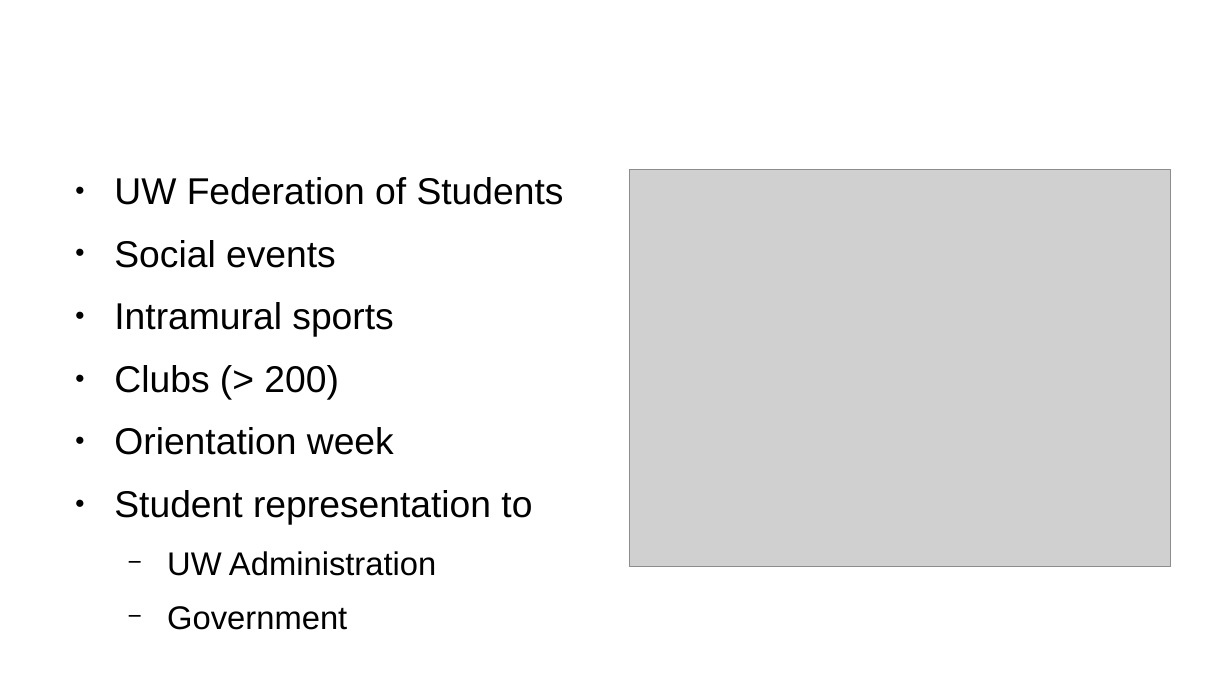
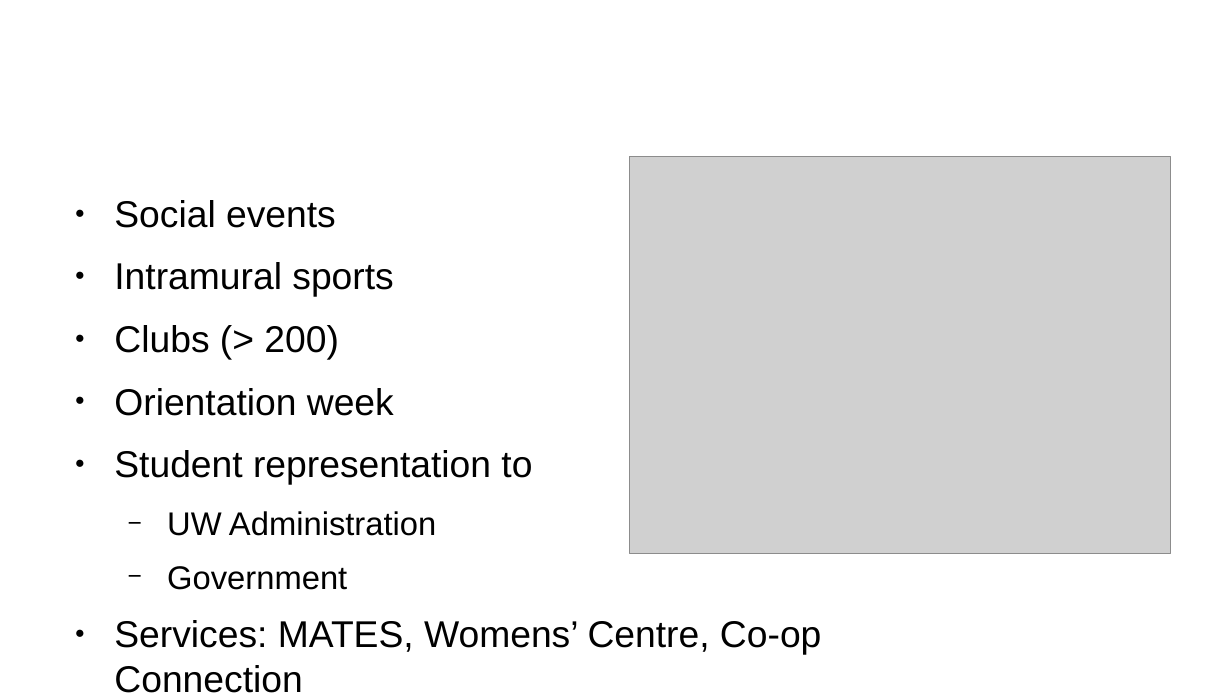
Before and after one commit to patricklam/se101-f18, a slide deck: slide 25 of notes/L02-slides.odp (slide 24 before the commit). Drawn at 1232x693 pixels with LibreOffice and Linux fonts; fonts in the diff are those of the drawing; grey boxes stand for pictures; background and template pictures are left out. Boxes give left, top, right and bottom in pixels: in the first picture for what was removed or moved away, otherwise in the second. Text is boxed around its words. In the diff, an @@ line names an element or a change of style, - is before the commit and + after.

```diff
--- a/notes/L02-slides.odp
+++ b/notes/L02-slides.odp
@@ text at box(114, 177, 564, 205): paragraph removed @@
-● UW Federation of Students
@@ picture: place and size @@
-picture at box(629, 170, 1171, 567)
+picture at box(629, 157, 1171, 553)
@@ text "Social events": place and size @@
-text "Social events" at box(114, 177, 564, 576)
+text "Social events" at box(114, 200, 821, 693)
@@ text at box(114, 620, 821, 693): paragraph added @@
+● Services: MATES, Womens’ Centre, Co-op Connection
```
Also in this commit, not shown: 1 other slide changed, 1 slide added, 1 other file.
